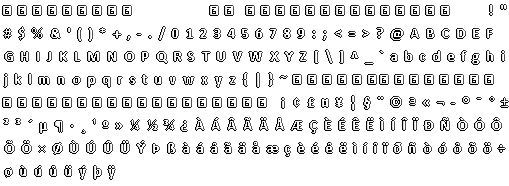
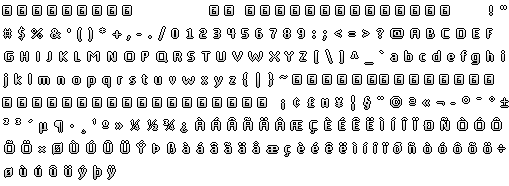
Layers edited between the first and the second (509, 186) image:
added layer "Shading" (multiply) above "Ebene 1" over [3, 4, 509, 180]
painted on "Ebene 1" over [4, 4, 507, 180]
